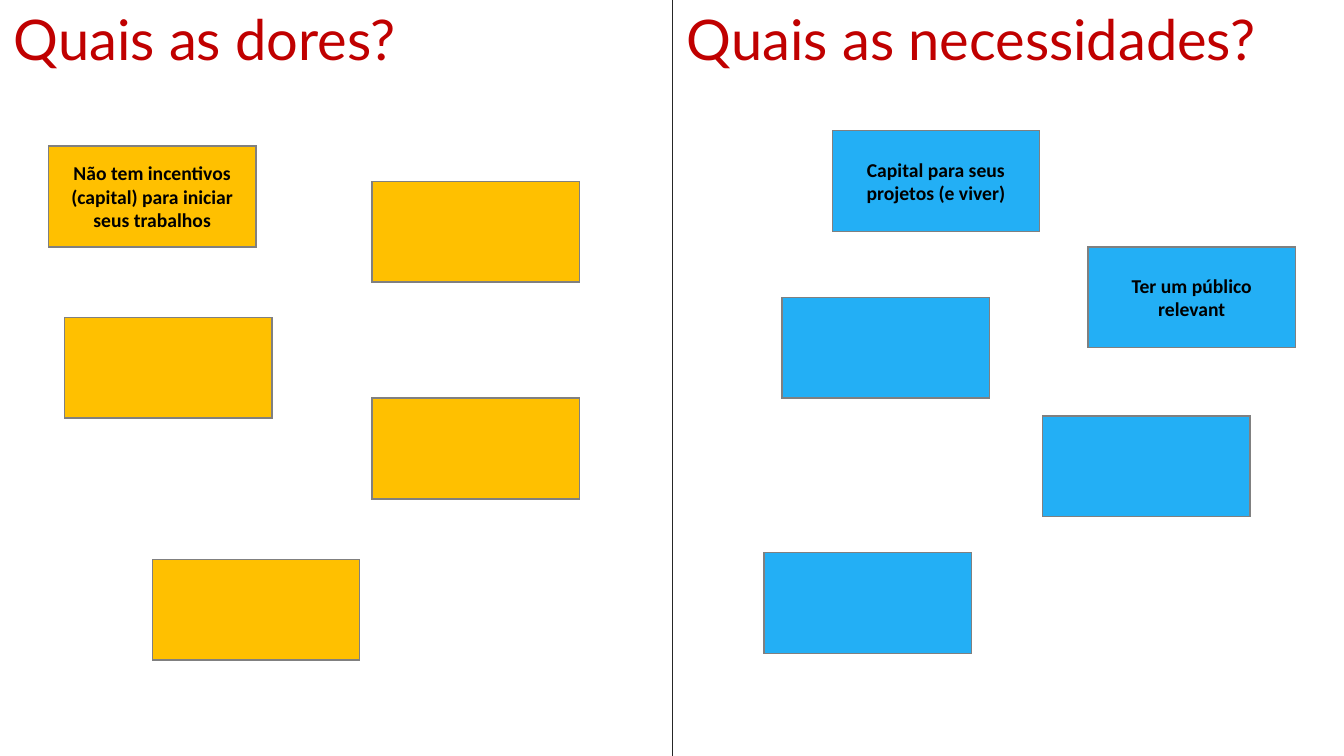
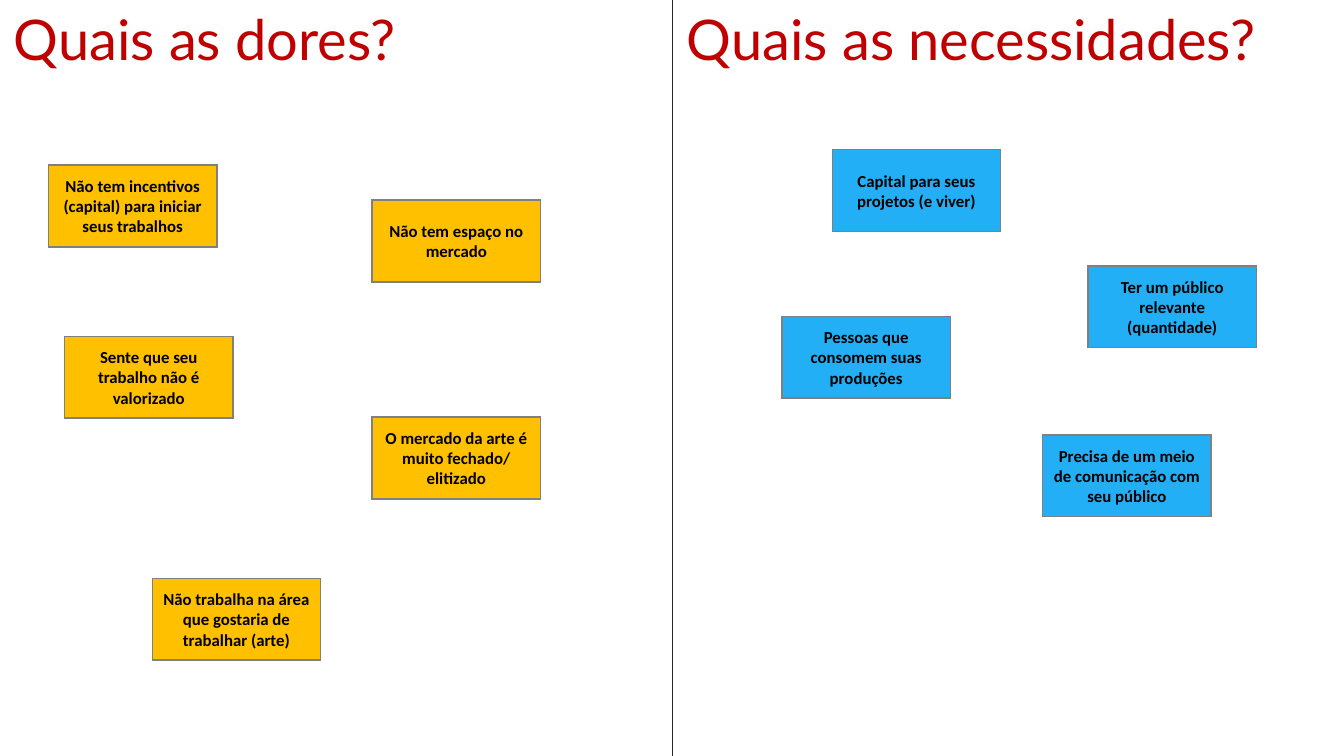
Before and after one commit to Modilon/Arte6, a slide deck: slide 3 of Mapa de Empatia.pptx (slide 2 before the commit). Drawn at 1344x756 pixels with LibreOffice and Linux fonts; fonts in the diff are those of the drawing. Boxes give left, top, right and bottom in pixels: in the first picture for what was removed or moved away, otherwise in the second. Text is boxed around its words. In the diff, an @@ line names an element or a change of style, - is before the commit and + after.

```diff
--- a/Mapa de Empatia.pptx
+++ b/Mapa de Empatia.pptx
@@ rectangle "Não tem incentivos (capital) para ...": place and size @@
-rectangle "Não tem incentivos (capital) para ..." at (48,146,256,247)
+rectangle "Não tem incentivos (capital) para ..." at (48,165,217,247)
@@ rectangle "Não tem incentivos (capital) para ..." at (48,165,217,247): size 14 to 12 pt @@
@@ rectangle "Capital para seus projetos (e ..." at (833,150,1001,232): size 14 to 12 pt @@
@@ rectangle "Capital para seus projetos (e ...": place and size @@
-rectangle "Capital para seus projetos (e ..." at (833,131,1041,232)
+rectangle "Capital para seus projetos (e ..." at (833,150,1001,232)
@@ rectangle "Não tem espaço no mercado": place and size @@
-rectangle "Não tem espaço no mercado" at (372,181,580,282)
+rectangle "Não tem espaço no mercado" at (372,201,540,282)
@@ text in rectangle at (389,225,523,257): text added @@
+Não tem espaço no mercado
@@ rectangle "Ter um público relevante (quantidade)": place and size @@
-rectangle "Ter um público relevante (quantidade)" at (1088,247,1296,348)
+rectangle "Ter um público relevante (quantidade)" at (1088,266,1256,348)
@@ text in rectangle at (1121,281,1223,336): text changed; size 14 to 12 pt @@
-Ter um público relevant
+Ter um público relevante (quantidade)
@@ rectangle "Pessoas que consomem suas produções": place and size @@
-rectangle "Pessoas que consomem suas produções" at (782,297,990,398)
+rectangle "Pessoas que consomem suas produções" at (782,317,951,398)
@@ rectangle "Sente que seu trabalho não ...": place and size @@
-rectangle "Sente que seu trabalho não ..." at (65,318,272,418)
+rectangle "Sente que seu trabalho não ..." at (65,337,233,418)
@@ text in rectangle at (98,352,199,404): text added @@
+Sente que seu trabalho não é valorizado
@@ text in rectangle at (811,332,922,387): text added @@
+Pessoas que consomem suas produções
@@ rectangle "O mercado da arte é ...": place and size @@
-rectangle "O mercado da arte é ..." at (372,398,580,499)
+rectangle "O mercado da arte é ..." at (372,417,540,499)
@@ text in rectangle at (385,432,527,484): text added @@
+O mercado da arte é muito fechado/ elitizado
@@ rectangle "Precisa de um meio de ...": place and size @@
-rectangle "Precisa de um meio de ..." at (1043,416,1250,517)
+rectangle "Precisa de um meio de ..." at (1043,435,1211,516)
@@ text in rectangle at (1054,450,1200,505): text added @@
+Precisa de um meio de comunicação com seu público
@@ rectangle removed at (764,553,972,653) @@
@@ rectangle "Não trabalha na área que ...": place and size @@
-rectangle "Não trabalha na área que ..." at (152,560,360,660)
+rectangle "Não trabalha na área que ..." at (152,579,321,660)
@@ text in rectangle at (163,593,310,649): text added @@
+Não trabalha na área que gostaria de trabalhar (arte)
```
Also in this commit, not shown: 1 other slide changed, 1 slide added, 1 other file.
